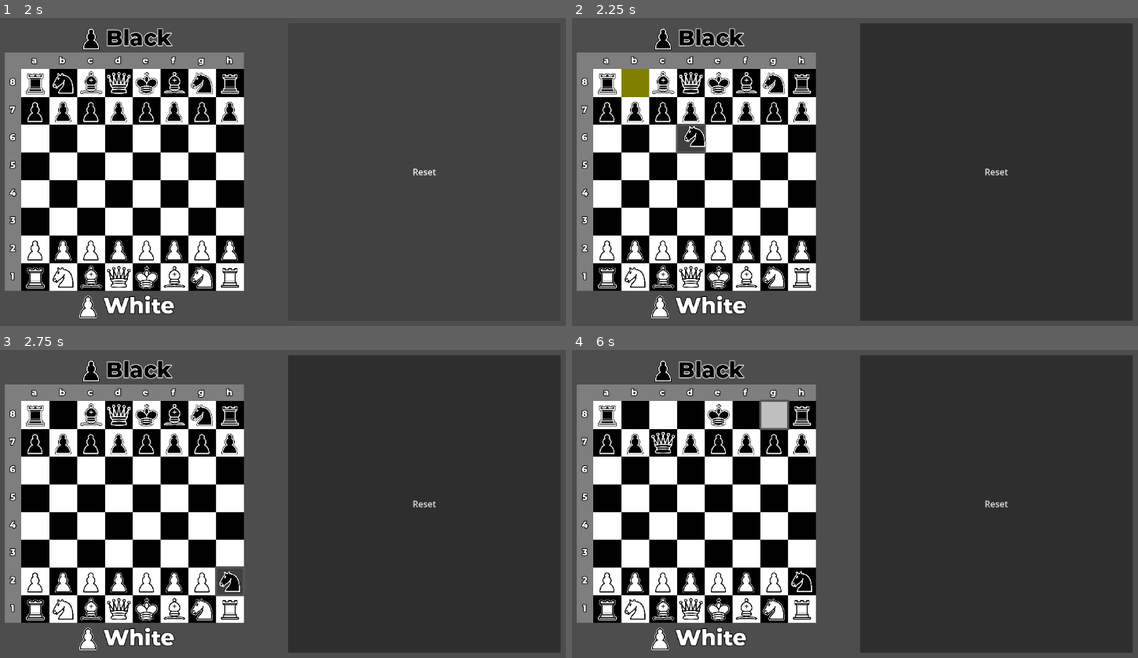
Above: before the commit, frames 1-4 (two rows, left to right).
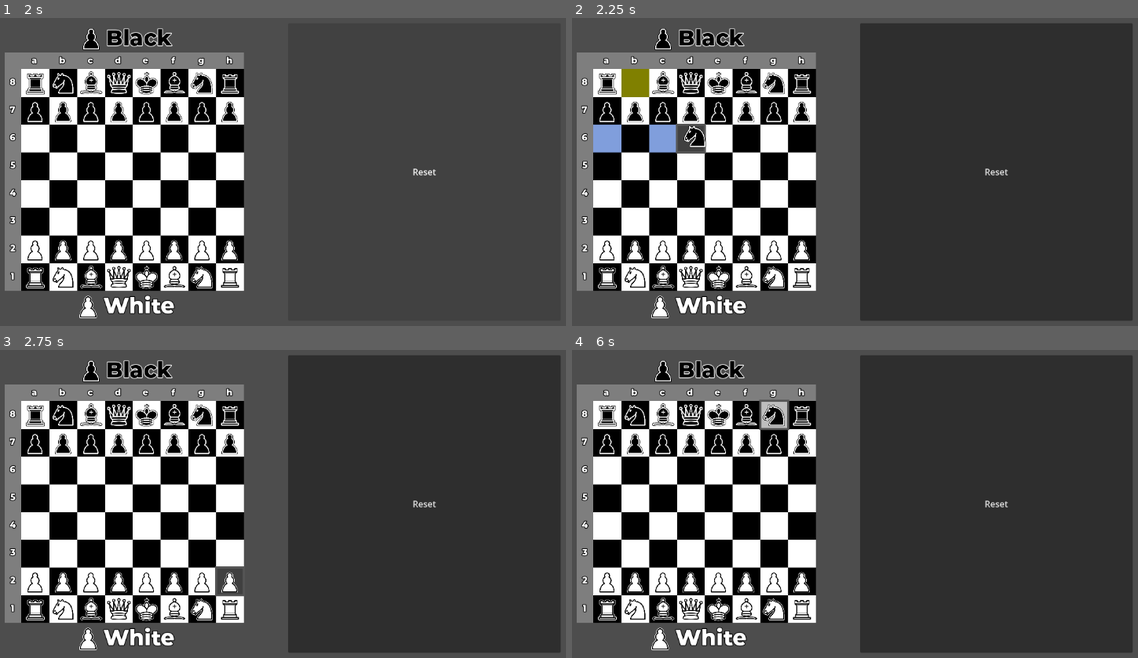
Above: after the commit, the same moments.

Repository: libardia/godot-dumb-chess
Game: Godot game, scene res://scenes/main/main.tscn
The game is run twice, just before and just after one commit, with the same random seed, the same clock (stepped at 60 frames per second) and the same inputs.
Inputs (mouse positions are in pixels of both pictures, inside the frame that each line leads up to):
- Up to frame 1 (2 s): tap Enter at 0.5 s; drag from (33, 82) to (339, 95) at 0.52 s; click "Reset" at 1.25 s
- Up to frame 2 (2.25 s): drag from (634, 82) to (815, 242) at 2.02 s
- Up to frame 3 (2.75 s): no input
- Up to frame 4 (6 s): move the mouse to (662, 414) at 2.77 s; click (662, 414) at 2.85 s; drag from (690, 414) to (656, 451) at 3.52 s; drag from (719, 414) to (877, 504) at 4.27 s; drag from (747, 414) to (753, 414) at 5.02 s; move the mouse to (775, 414) at 5.77 s; click (775, 414) at 5.85 s

Frame 1 is identical in both runs. In frame 2, 0.9% of the frame differs, in the area x 3-19%, y 34-44%; in frame 3, 0.3%; in frame 4, 1.0%, in the area x 9-43%, y 17-79%.
Error before the commit: Invalid assignment of property or key 'ever_moved' with value of type 'bool' on a base object of type 'Nil'. (res://obj/board/board.gd:54)

Commit message:
Legal moves are finally done (barring special cases: castling, en passant, etc)

Diff:
--- a/global/globals.gd
+++ b/global/globals.gd
@@ -10,6 +10,6 @@
         square_size_changed.emit()
 
 var board: Board
-var cursor_indicator: PieceDragProxy
+var piece_drag_proxy: PieceDragProxy
 var hovered_square: Square
 var current_turn := Piece.ChessColor.WHITE
--- a/global/move_lawyer.gd
+++ b/global/move_lawyer.gd
@@ -6,7 +6,7 @@
 const D_D := Vector2i(-1, 0)
 const D_L := Vector2i(0, -1)
 const D_R := Vector2i(0, 1)
-const D_UL := Vector2i(-1, 1)
+const D_UL := Vector2i(1, -1)
 const D_UR := Vector2i(1, 1)
 const D_DL := Vector2i(-1, -1)
 const D_DR := Vector2i(-1, 1)
@@ -71,14 +71,16 @@
             coords = _rook_reachable_coords(board, piece)
         Piece.Type.PAWN:
             coords = _pawn_reachable_coords(board, piece)
-    return coords.map(Board.rf_to_coord)
+    var reachable: Array[Board.Coord]
+    reachable.assign(coords.map(Board.rf_to_coord))
+    return reachable
 
 
 func _king_reachable_coords(board: Board, piece: Piece) -> Array[Vector2i]:
     var coords: Array[Vector2i]
     for dir in D_ALL:
         var npos := Board.coord_to_rf(piece.board_position) + dir
-        if _can_move_or_capture(board, piece, npos):
+        if _move_result(board, piece, npos) != MoveResult.NO_MOVE:
             coords.append(npos)
     return coords
 
@@ -95,10 +97,15 @@
     for dir: Vector2i in [D_UL, D_UR, D_DL, D_DR]:
         for i in range(1, 8):
             var npos := ppos + dir * i
-            if _can_move_or_capture(board, piece, npos):
+            var result := _move_result(board, piece, npos)
+            if result == MoveResult.NO_MOVE:
+                # Don't consider any farther in this direction
+                break
+            else:
                 coords.append(npos)
-            else:
-                break
+                if result == MoveResult.CAPTURE:
+                    # Don't consider any farther in this direction
+                    break
     return coords
 
 
@@ -106,7 +113,7 @@
     var coords: Array[Vector2i]
     for off in K_OFF:
         var npos := Board.coord_to_rf(piece.board_position) + off
-        if _can_move_or_capture(board, piece, npos):
+        if _move_result(board, piece, npos):
             coords.append(npos)
     return coords
 
@@ -116,8 +123,15 @@
     for dir: Vector2i in [D_U, D_D, D_L, D_R]:
         for i in range(1, 8):
             var npos := Board.coord_to_rf(piece.board_position) + dir * i
-            if _can_move_or_capture(board, piece, npos):
+            var result := _move_result(board, piece, npos)
+            if result == MoveResult.NO_MOVE:
+                # Don't consider any farther in this direction
+                break
+            else:
                 coords.append(npos)
+                if result == MoveResult.CAPTURE:
+                    # Don't consider any farther in this direction
+                    break
     return coords
 
 
@@ -157,11 +171,10 @@
     return coords
 
 
-func _can_move_or_capture(board: Board, piece: Piece, rf: Vector2i) -> bool:
+enum MoveResult {NO_MOVE, MOVE, CAPTURE}
+func _move_result(board: Board, piece: Piece, rf: Vector2i) -> MoveResult:
     if Board.rf_inside_board(rf):
         var other_piece := board.piece_at_rf(rf)
-        return (
-            not other_piece or
-            other_piece.color != piece.color
-        )
-    return false
+        if not other_piece: return MoveResult.MOVE
+        if other_piece.color != piece.color: return MoveResult.CAPTURE
+    return MoveResult.NO_MOVE
--- a/obj/board/square.gd
+++ b/obj/board/square.gd
@@ -38,15 +38,13 @@
         _pressed = event.is_pressed()
         highlight_pressed.visible = _pressed
         _on_hover_change(_hovered)
-        var ci := Globals.cursor_indicator
+        var pdp := Globals.piece_drag_proxy
         if _pressed:
-            if not ci.held and held:
-                ci.pick_up(held)
-        elif ci.held:
+            if not pdp.held and held:
+                pdp.pick_up(held)
+        elif pdp.held:
             var hsq := Globals.hovered_square
-            if hsq:
-                board.move(ci.original_coord, hsq.coord)
-            ci.drop()
+            pdp.drop(hsq.coord if hsq else pdp.original_coord)
 
 
 func _on_hover_change(hovered: bool) -> void:
--- a/obj/board/square.tscn
+++ b/obj/board/square.tscn
@@ -18,7 +18,7 @@
 bg_color = Color(1, 1, 0, 0.5019608)
 
 [sub_resource type="StyleBoxFlat" id="StyleBoxFlat_o6eoh"]
-bg_color = Color(0.28189474, 0.45086354, 0.7998362, 0.5019608)
+bg_color = Color(0.28235295, 0.4509804, 0.8, 0.69411767)
 
 [node name="Square" type="MarginContainer" unique_id=436727712]
 custom_minimum_size = Vector2(32, 32)
--- a/scenes/main/main.tscn
+++ b/scenes/main/main.tscn
@@ -1,6 +1,6 @@
 [gd_scene format=3 uid="uid://dr4psr1xll6yx"]
 
-[ext_resource type="PackedScene" uid="uid://b6djhgmph6lda" path="res://scenes/main/cursor_follow.tscn" id="1_6q06x"]
+[ext_resource type="PackedScene" uid="uid://b6djhgmph6lda" path="res://scenes/main/piece_drag.tscn" id="1_6q06x"]
 [ext_resource type="PackedScene" uid="uid://65hjy31oeqrk" path="res://scenes/main/player_indicator_black.tscn" id="1_l3cfh"]
 [ext_resource type="Script" uid="uid://crtuw8x7uh1a0" path="res://scenes/main/test.gd" id="1_ow5a4"]
 [ext_resource type="PackedScene" uid="uid://c27y5pk1sjr1p" path="res://obj/board/board.tscn" id="2_6q06x"]
@@ -16,7 +16,7 @@
 grow_vertical = 2
 script = ExtResource("1_ow5a4")
 
-[node name="CursorFollow" parent="." unique_id=1412999318 instance=ExtResource("1_6q06x")]
+[node name="PieceDrag" parent="." unique_id=1412999318 instance=ExtResource("1_6q06x")]
 layout_mode = 0
 
 [node name="BoxContainer" type="HBoxContainer" parent="." unique_id=1043255135]
--- a/scenes/main/cursor_follow.gd
+++ b/scenes/main/piece_drag.gd
@@ -6,10 +6,11 @@
 
 var held: Piece
 var original_coord: Board.Coord
+var legal_moves: Array[Board.Coord]
 
 
 func _enter_tree() -> void:
-    Globals.cursor_indicator = self
+    Globals.piece_drag_proxy = self
     Globals.square_size_changed.connect(func() -> void:
         size = Globals.square_size
     )
@@ -29,13 +30,33 @@
 
 
 func pick_up(piece: Piece) -> void:
-    original_coord = piece.board_position
-    texture_rect.texture = piece.texture
+    # Piece tracking
     piece.visible = false
     held = piece
+    original_coord = piece.board_position
+
+    # Highlight legal moves
+    legal_moves = MoveLawyer.reachable_coords(piece)
+    for m in legal_moves:
+        Globals.board.square_at_coord(m).highlight_legal.visible = true
+
+    # Proxy image
+    texture_rect.texture = piece.texture
 
 
-func drop() -> void:
-    texture_rect.texture = null
+func drop(coord: Board.Coord) -> void:
+    # Actually move piece
+    if coord != original_coord and coord in legal_moves:
+        Globals.board.move(held.board_position, coord)
+
+    # Piece tracking
     held.visible = true
     held = null
+
+    # Unhighlight legal moves
+    for m in legal_moves:
+        Globals.board.square_at_coord(m).highlight_legal.visible = false
+    legal_moves = []
+
+    # Proxy image
+    texture_rect.texture = null
--- a/scenes/main/cursor_follow.tscn
+++ b/scenes/main/piece_drag.tscn
@@ -1,8 +1,8 @@
 [gd_scene format=3 uid="uid://b6djhgmph6lda"]
 
-[ext_resource type="Script" uid="uid://ioeiacohxksa" path="res://scenes/main/cursor_follow.gd" id="1_cy6fg"]
+[ext_resource type="Script" uid="uid://ioeiacohxksa" path="res://scenes/main/piece_drag.gd" id="1_cy6fg"]
 
-[node name="CursorFollow" type="MarginContainer" unique_id=1412999318]
+[node name="PieceDrag" type="MarginContainer" unique_id=1412999318]
 z_index = 5
 mouse_filter = 2
 script = ExtResource("1_cy6fg")
Renamed: scenes/main/cursor_follow.gd.uid -> scenes/main/piece_drag.gd.uid
